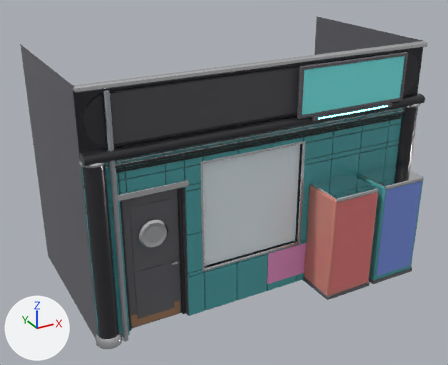
The glTF model assets/buildings/retro_wall_6a.glb, before and after one commit.
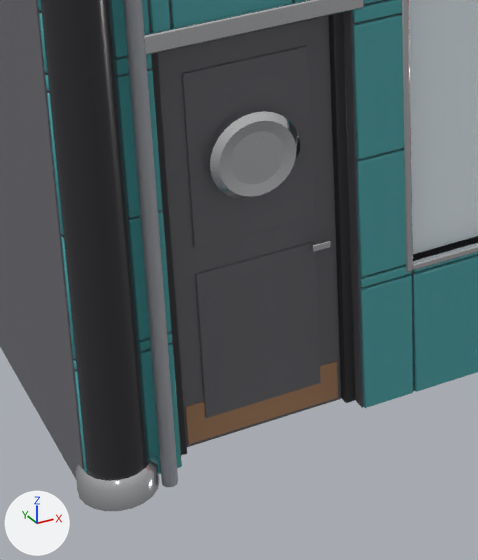
Old and new are each drawn whole from a 50 mm lens placed at (-2.02, -7.6, 6.02), pointed at (2.76, 1.09, 1.67) and again close up on the part from 16% to 50% of the width and 50% to 100% of the height. Every picture has the same lights, and +X, +Y and +Z are marked at lower left. The first two pictures are the older version. Vertices at exactly the same position are counted once.

In view in the first close-up: 'retro_wall_6a'.
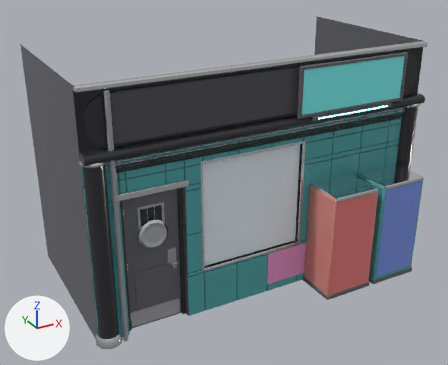
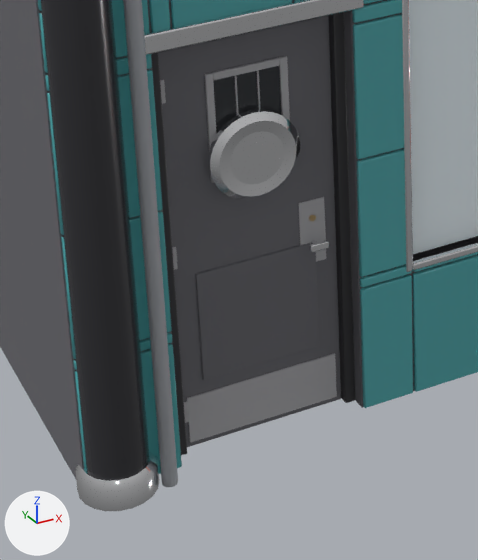
Pixel boxes (x1, y1, x2, y2) of what changed, in the close-ups (478 x 560 px; the box of a moved part takes in the faces that stretch with it):
part 1 of me_retro_wall_6a, added: after (235, 76, 239, 115)
part 2 of me_retro_wall_6a, moved or reshaped: before (185, 361, 338, 445); after (187, 353, 337, 443)
part 3 of me_retro_wall_6a, added: after (257, 70, 260, 109)
part 4 of me_retro_wall_6a, added: after (299, 197, 326, 262)
part 5 of me_retro_wall_6a, added: after (184, 402, 189, 423)
part 6 of me_retro_wall_6a, added: after (172, 247, 178, 270)
part 7 of me_retro_wall_6a, added: after (160, 80, 166, 104)
part 8 of me_retro_wall_6a, added: after (204, 56, 290, 183)
part 9 of me_retro_wall_6a, moved or reshaped: before (182, 45, 331, 252); after (213, 66, 329, 253)
part 10 of me_retro_wall_6a, moved or reshaped: before (196, 243, 321, 418); after (196, 244, 319, 380)

Diff of the bpy script that builds the scene:
```diff
--- a/assets/buildings/retro_wall_6a.glb.py
+++ b/assets/buildings/retro_wall_6a.glb.py
@@ mat_galvanized @@
+mat_galvanized = principled_material('galvanized')
+mat_galvanized.base_color = (0.5, 0.5, 0.52)  # light grey #bcbcbf
+mat_galvanized.metallic = 0.7
+mat_galvanized.roughness = 0.8
@@ mat_brass @@
+mat_brass = principled_material('brass')
+mat_brass.base_color = (0.62, 0.45, 0.22)  # brown #ceb381
+mat_brass.metallic = 1.0
+mat_brass.roughness = 0.35
@@ me_retro_wall_6a @@
 # used by ob_retro_wall_6a; location = (0.0, 0.0, 0.0)
-me_retro_wall_6a.from_pydata(...)  # 3788 vertices, 7090 faces; spans x -0.03..6.03, y -0.75..3.0, z 0.0..4.0
+me_retro_wall_6a.from_pydata(...)  # 4208 vertices, 7900 faces; spans x -0.03..6.03, y -0.75..3.0, z 0.0..4.0
+# me_retro_wall_6a part 1: a new loose piece, a box spanning x 0.9393..0.9473, y 0.111..0.116, z 1.52..2.02, in mat_galvanized (light grey #bcbcbf)
+# me_retro_wall_6a part 2: the loose piece of 56 vertices spanning x 0.58..1.42, y 0.11..0.12, z 0.02..0.25 is scaled about its middle by (0.976, 1.41, 1.17), then moved by (0.0, 0.0, 0.03), in mat_galvanized (light grey #bcbcbf)
+# me_retro_wall_6a part 3: a new loose piece, a box spanning x 1.0527..1.0607, y 0.111..0.116, z 1.52..2.02, in mat_galvanized (light grey #bcbcbf)
+# me_retro_wall_6a part 4: the loose piece of 56 vertices spanning x 0.68..1.32, y 0.11..0.12, z 0.15..1.0 is copied, and the copy is scaled about its middle by (0.215, -0.363, -0.422), then moved by (0.31, 0.0, 0.49), in mat_galvanized (light grey #bcbcbf); it spans x 1.24..1.38, y 0.11..0.12, z 0.88..1.24
+# me_retro_wall_6a part 5: the loose piece of 56 vertices spanning x 1.28..1.38, y 0.05..0.07, z 0.98..1.02 is copied, and the copy is scaled about its middle by (0.409, 0.6, 3.37), then moved by (-0.76, 0.05, -0.78), in mat_galvanized (light grey #bcbcbf); it spans x 0.55..0.59, y 0.11..0.12, z 0.16..0.28
+# me_retro_wall_6a part 6: the loose piece of 56 vertices spanning x 0.68..1.32, y 0.11..0.12, z 1.15..2.09 is copied, and the copy is scaled about its middle by (0.0607, 1.09, 0.125), then moved by (-0.43, 0.0, -0.5), in mat_galvanized (light grey #bcbcbf); it spans x 0.55..0.59, y 0.11..0.12, z 1.06..1.18
+# me_retro_wall_6a part 7: the loose piece of 56 vertices spanning x 0.68..1.32, y 0.11..0.12, z 1.15..2.09 is copied, and the copy is scaled about its middle by (0.0607, 1.09, 0.125), then moved by (-0.43, 0.0, 0.4), in mat_galvanized (light grey #bcbcbf); it spans x 0.55..0.59, y 0.11..0.12, z 1.96..2.08
+# me_retro_wall_6a part 8: a new loose piece of 216 vertices spanning x 0.79..1.21, y 0.11..0.12, z 1.48..2.06, in mat_galvanized (light grey #bcbcbf)
+# me_retro_wall_6a part 9: 5 vertices moved from x 0.68..1.32, y 0.05..0.12, z 0.98..1.15 to x 1.28..1.32, y 0.05..0.12, z 0.98..1.16; 114 vertices removed from x 0.68..1.38, y 0.05..0.12, z 0.98..2.09; 78 vertices added at x 0.83..1.37, y 0.05..0.12, z 0.98..2.02
+# me_retro_wall_6a part 10: 28 vertices moved from x 0.68..1.32, y 0.11..0.12, z 0.15 to x 0.68..1.32, y 0.11..0.12, z 0.38
 me_retro_wall_6a.materials.append(mat_steel_dark)
@@ me_retro_wall_6a @@
 me_retro_wall_6a.materials.append(mat_metal_dark)
-me_retro_wall_6a.materials.append(mat_metal_rust)  # brown #aa8161
 me_retro_wall_6a.materials.append(mat_glass_dark)
@@ me_retro_wall_6a @@
 me_retro_wall_6a.materials.append(mat_neon_cyan)
+me_retro_wall_6a.materials.append(mat_galvanized)  # light grey #bcbcbf
+me_retro_wall_6a.materials.append(mat_brass)  # brown #ceb381
```
